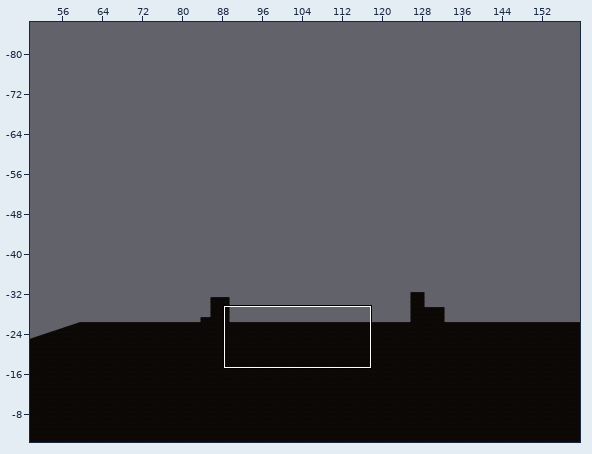
Tiled map: Assets/Tiled/Level1TileMap/map1-1.tmx. Above: a wide view before the commit, with the close-up outlined.
Close-up. Before the edit:
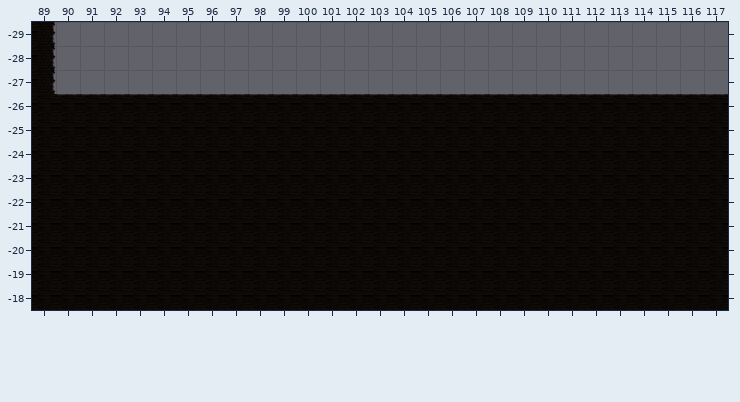
Cells are 256x256 px. Shown: x 89..117, y -29..-18. The commit also changed other parts of the map, which this record leaves out.
Now the later version:
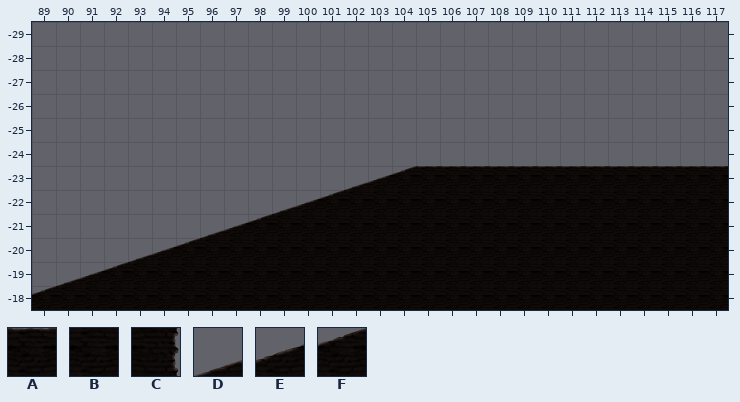
Key: from "Level1 Tileset": A 0, B 8, C 10, D 24, E 25, F 26.
_ is an empty cell.
What changed:
{"where": "layer \"ground\""}
{"y":-29,"x":89,"old":"C","new":"_"}
{"y":-28,"x":89,"old":"C","new":"_"}
{"y":-27,"x":89,"old":"C","new":"_"}
{"y":-26,"x":89,"old":"BAAAAAAAAAAAAAAAAAAAAAAAAAAAA","new":"_____________________________"}
{"y":-25,"x":89,"old":"BBBBBBBBBBBBBBBBBBBBBBBBBBBBB","new":"_____________________________"}
{"y":-24,"x":89,"old":"BBBBBBBBBBBBBBBBBBBBBBBBBBBBB","new":"_____________________________"}
{"y":-23,"x":89,"old":"BBBBBBBBBBBBBBBBBBBBBBBBBBBBB","new":"_____________DEFAAAAAAAAAAAAA"}
{"y":-22,"x":89,"old":"BBBBBBBBBBBBB","new":"__________DEF"}
{"y":-21,"x":89,"old":"BBBBBBBBBB","new":"_______DEF"}
{"y":-20,"x":89,"old":"BBBBBBB","new":"____DEF"}
{"y":-19,"x":89,"old":"BBBB","new":"_DEF"}
{"y":-18,"x":89,"old":"B","new":"F"}
{"label":"changed","picture_box":[32,22,728,295]}
